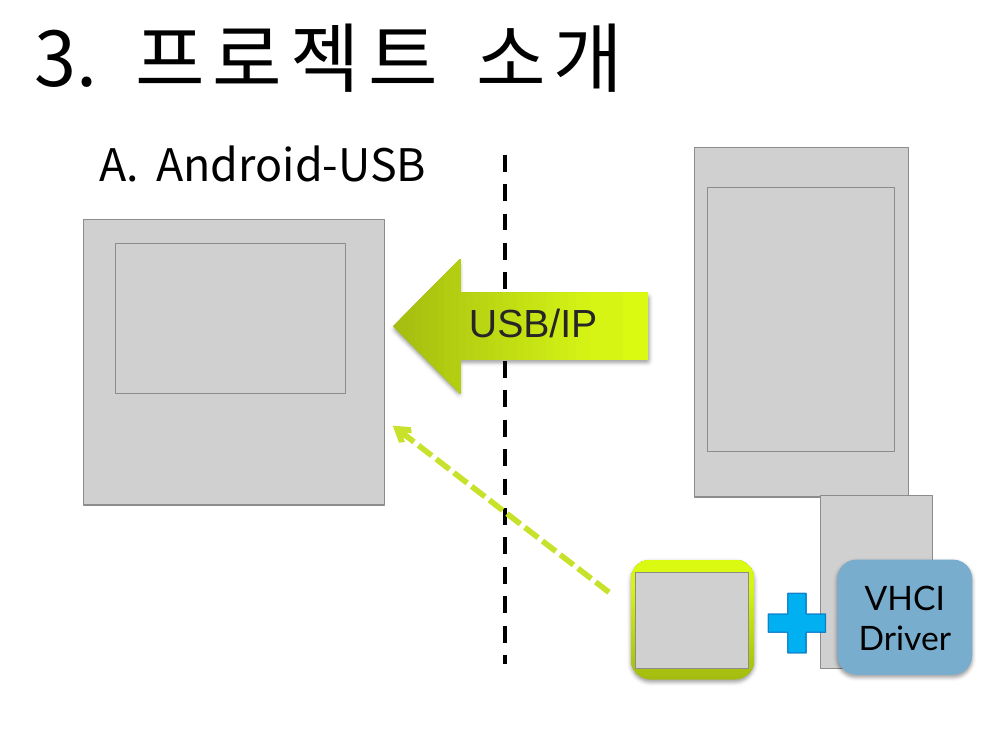
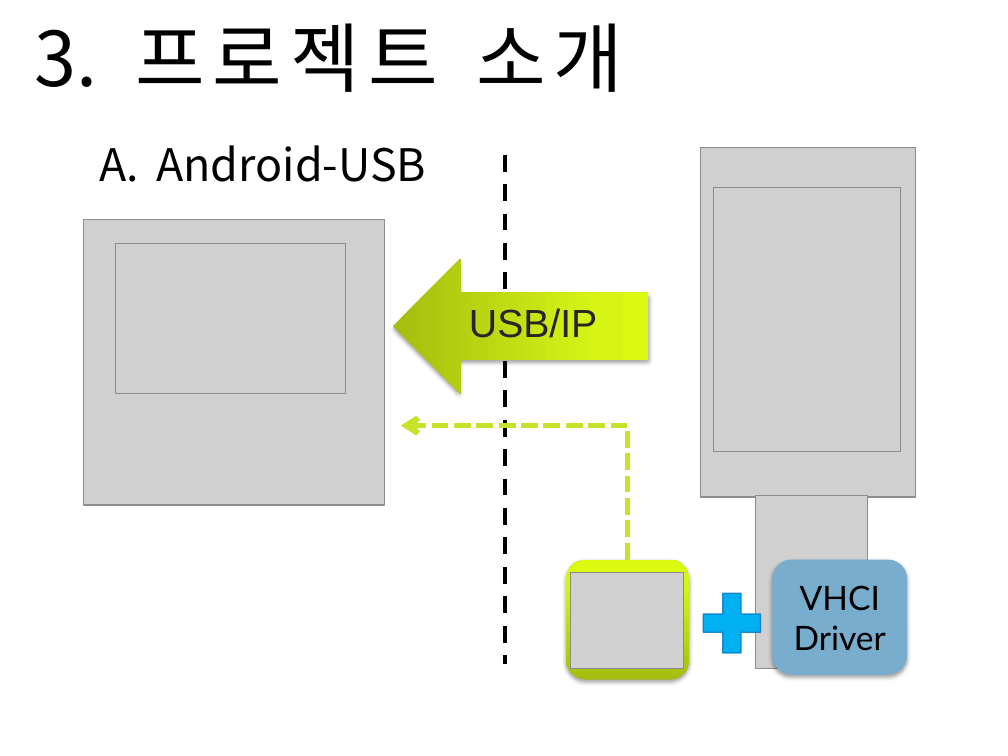
Before and after one commit to Sanghyun-Lee/Android-USB, a slide deck: slide 6 of Documents/presentation doc/Final Presentation/final-presentation.pptx (slide 7 before the commit). Drawn at 1008x756 pixels with LibreOffice and Linux fonts; fonts in the diff are those of the drawing; grey boxes stand for pictures; background and template pictures are left out. Boxes give left, top, right and bottom in pixels: in the first picture for what was removed or moved away, otherwise in the second. Text is boxed around its words. In the diff, an @@ line names an element or a change of style, - is before the commit and + after.

```diff
--- a/Documents/presentation doc/Final Presentation/final-presentation.pptx
+++ b/Documents/presentation doc/Final Presentation/final-presentation.pptx
@@ picture: place and size @@
-picture at bbox=[695, 148, 909, 497]
+picture at bbox=[701, 148, 915, 497]
@@ picture: place and size @@
-picture at bbox=[708, 187, 894, 453]
+picture at bbox=[714, 187, 900, 453]
@@ arrow removed from (609, 593) to (393, 425) @@
@@ elbow arrow added from (628, 559) to (401, 425), #C9E22C 4 pt dashed @@
@@ 2 pictures, 2 rounded rectangles, 1 plus sign: place and size @@
-2 pictures, 2 rounded rectangles, 1 plus sign at bbox=[631, 495, 973, 679]
+2 pictures, 2 rounded rectangles, 1 plus sign at bbox=[565, 495, 907, 679]
```
Also in this commit, not shown: 7 other slides changed, 1 slide added, 1 slide removed, 4 other files.
